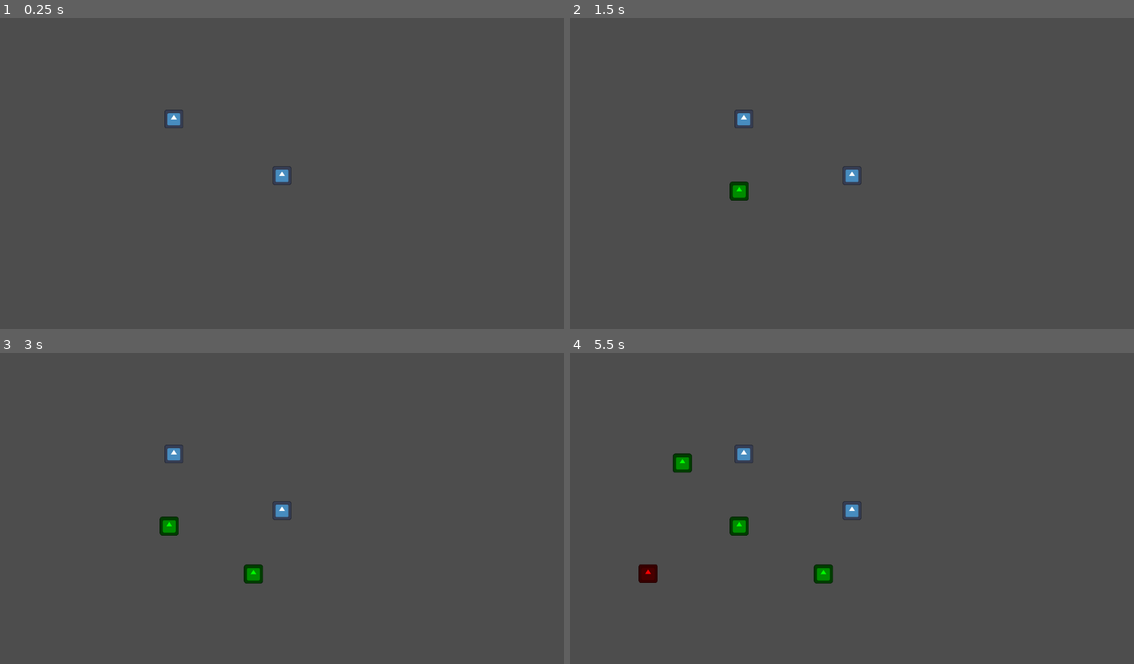
Above: before the commit, frames 1-4 (two rows, left to right).
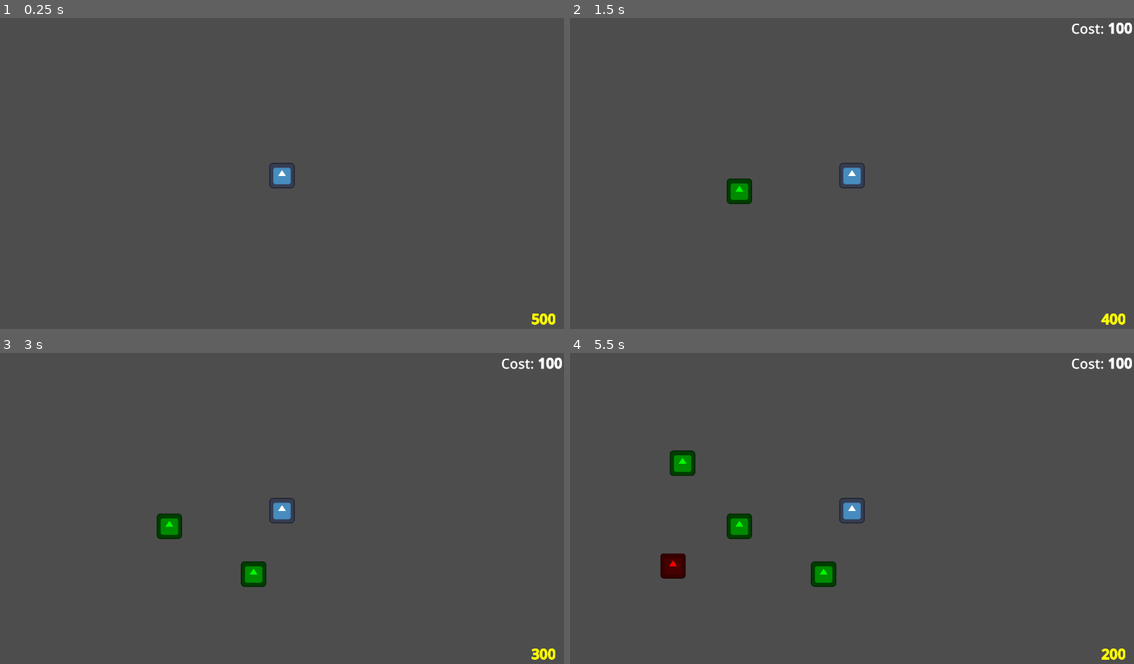
Above: after the commit, the same moments.

Repository: cosmincreato/mds
Game: Godot game, scene res://scenes/main_scene.tscn
Two runs of this game, one before a commit and one after it. Both use one fixed random seed, a clock stepped at 60 frames per second and the inputs below. The engine's default icon, where the game draws it, is replaced by a stand-in: a white triangle on a blue panel in a dark square.
Inputs (mouse positions are in pixels of both pictures, inside the frame that each line leads up to):
- Up to frame 1 (0.25 s): no input
- Up to frame 2 (1.5 s): tap Enter at 0.5 s; move the mouse to (852, 176) at 0.52 s; hold 1 (1) 0.53-1.28 s; click (852, 176) at 0.8 s; tap Space at 1.25 s; move the mouse to (739, 192) at 1.27 s; click (739, 192) at 1.35 s
- Up to frame 3 (3 s): tap 1 (1) at 1.55 s; tap Enter at 2 s; move the mouse to (169, 527) at 2.02 s; hold 1 (1) 2.03-2.78 s; click (169, 527) at 2.3 s; tap Space at 2.75 s; move the mouse to (253, 573) at 2.77 s; click (253, 573) at 2.85 s
- Up to frame 4 (5.5 s): tap 1 (1) at 3.05, 4.55 s; tap Enter at 3.5 s; move the mouse to (823, 573) at 3.52 s; hold 1 (1) 3.53-4.28 s; click (823, 573) at 3.8 s; move the mouse to (682, 461) at 4.27 s; click (682, 461) at 4.35 s; move the mouse to (682, 461) at 5.02 s; hold 1 (1) from 5.03 s (still down); click (682, 461) at 5.3 s

The runs differ from the first frame. In frame 1, 0.4% of the frame differs, in the area x 29-99%, y 29-99%; in frame 2, 0.9%; in frame 3, 1.1%; in frame 4, 2.0%, in the area x 12-100%, y 1-99%.

Commit message:
fixed ally spawning

Diff:
--- a/project.godot
+++ b/project.godot
@@ -14,6 +14,10 @@
 run/main_scene="uid://ctfc378nlnrsy"
 config/features=PackedStringArray("4.4", "Forward Plus")
 config/icon="res://assets/base/icon.svg"
+
+[autoload]
+
+GameManager="*res://scripts/game_manager.gd"
 
 [file_customization]
 
--- a/scenes/allies/ally.tscn
+++ b/scenes/allies/ally.tscn
@@ -1,15 +1,18 @@
-[gd_scene load_steps=6 format=3 uid="uid://b440y2dak6lja"]
+[gd_scene load_steps=7 format=3 uid="uid://b440y2dak6lja"]
 
 [ext_resource type="Texture2D" uid="uid://iwmndwjfdejc" path="res://assets/base/icon.svg" id="1_l1mpe"]
 [ext_resource type="PackedScene" uid="uid://dmjc7gmk56v7w" path="res://scenes/attack_component.tscn" id="3_20huh"]
 [ext_resource type="PackedScene" uid="uid://dwkjaugy7ph2v" path="res://scenes/health_component.tscn" id="3_kjwhc"]
 [ext_resource type="PackedScene" uid="uid://blnbp4jhyld43" path="res://scenes/hurtbox.tscn" id="4_kjwhc"]
+[ext_resource type="PackedScene" uid="uid://cy8p14uekydcr" path="res://scenes/cost_component.tscn" id="5_mthl8"]
 
 [sub_resource type="RectangleShape2D" id="RectangleShape2D_a0l60"]
 
 [node name="Ally" type="Node2D" groups=["allies"]]
 
 [node name="CharacterBody2D" type="CharacterBody2D" parent="."]
+
+[node name="Hurtbox" parent="CharacterBody2D" instance=ExtResource("4_kjwhc")]
 
 [node name="Sprite2D" type="Sprite2D" parent="CharacterBody2D"]
 modulate = Color(0, 1, 0, 1)
@@ -23,4 +26,4 @@
 
 [node name="HealthComponent" parent="." instance=ExtResource("3_kjwhc")]
 
-[node name="Hurtbox" parent="." instance=ExtResource("4_kjwhc")]
+[node name="CostComponent" parent="." instance=ExtResource("5_mthl8")]
--- /dev/null
+++ b/scenes/cost_component.tscn
@@ -0,0 +1,6 @@
+[gd_scene load_steps=2 format=3 uid="uid://cy8p14uekydcr"]
+
+[ext_resource type="Script" uid="uid://cuuruiuuygckk" path="res://scripts/cost_component.gd" id="1_ua6mw"]
+
+[node name="CostComponent" type="Node"]
+script = ExtResource("1_ua6mw")
--- a/scenes/enemies/enemy.tscn
+++ b/scenes/enemies/enemy.tscn
@@ -16,6 +16,7 @@
 
 [node name="CharacterBody2D" type="CharacterBody2D" parent="."]
 script = ExtResource("2_38ino")
+speed = 500
 
 [node name="Sprite2D" type="Sprite2D" parent="CharacterBody2D"]
 modulate = Color(1, 0, 0, 1)
@@ -27,11 +28,11 @@
 
 [node name="HealthBar" parent="CharacterBody2D" instance=ExtResource("4_nb6gf")]
 
+[node name="Hurtbox" parent="CharacterBody2D" instance=ExtResource("7_jt03m")]
+
 [node name="AttackComponent" parent="." instance=ExtResource("5_jt03m")]
 
 [node name="HealthComponent" parent="." instance=ExtResource("6_n7575")]
 
-[node name="Hurtbox" parent="." instance=ExtResource("7_jt03m")]
-
 [connection signal="damage_taken" from="HealthComponent" to="." method="_on_health_component_damage_taken"]
 [connection signal="died" from="HealthComponent" to="." method="_on_health_component_died"]
--- a/scenes/main_scene.tscn
+++ b/scenes/main_scene.tscn
@@ -1,10 +1,11 @@
-[gd_scene load_steps=6 format=3 uid="uid://ctfc378nlnrsy"]
+[gd_scene load_steps=7 format=3 uid="uid://ctfc378nlnrsy"]
 
 [ext_resource type="Script" uid="uid://cjfvvhd5dbebq" path="res://scripts/main_scene.gd" id="1_pu3yx"]
 [ext_resource type="PackedScene" uid="uid://cp6j2eswm0vn1" path="res://scenes/base.tscn" id="3_gubc5"]
-[ext_resource type="Script" uid="uid://cwtplco0hlnba" path="res://scripts/canvas.gd" id="4_gubc5"]
+[ext_resource type="Script" uid="uid://cwtplco0hlnba" path="res://scripts/ally_spawn_canvas.gd" id="4_gubc5"]
 [ext_resource type="PackedScene" uid="uid://dq6e0nvgd0fr4" path="res://scenes/spawn_point.tscn" id="4_pu3yx"]
-[ext_resource type="Texture2D" uid="uid://cwt4st7is2mpe" path="res://assets/enemy/icon.svg" id="5_gubc5"]
+[ext_resource type="Script" uid="uid://dbpbfvweqfc8o" path="res://scripts/gold_count_label.gd" id="5_gubc5"]
+[ext_resource type="Script" uid="uid://coqvhyfflahm8" path="res://scripts/cost_label.gd" id="5_rt2n2"]
 
 [node name="MainScene" type="Node"]
 script = ExtResource("1_pu3yx")
@@ -13,60 +14,87 @@
 position = Vector2(800, 450)
 
 [node name="Camera2D" type="Camera2D" parent="Base"]
-zoom = Vector2(0.3, 0.3)
+zoom = Vector2(0.4, 0.4)
 
-[node name="SpawnManager" type="Node2D" parent="."]
+[node name="EnemySpawnManager" type="Node2D" parent="."]
 
-[node name="SpawnPoint" parent="SpawnManager" instance=ExtResource("4_pu3yx")]
+[node name="SpawnPoint" parent="EnemySpawnManager" instance=ExtResource("4_pu3yx")]
 position = Vector2(-1300, 1100)
 
-[node name="SpawnPoint2" parent="SpawnManager" instance=ExtResource("4_pu3yx")]
+[node name="SpawnPoint2" parent="EnemySpawnManager" instance=ExtResource("4_pu3yx")]
 position = Vector2(-1300, 500)
 
-[node name="SpawnPoint3" parent="SpawnManager" instance=ExtResource("4_pu3yx")]
+[node name="SpawnPoint3" parent="EnemySpawnManager" instance=ExtResource("4_pu3yx")]
 position = Vector2(-1300, -100)
 
-[node name="SpawnPoint4" parent="SpawnManager" instance=ExtResource("4_pu3yx")]
+[node name="SpawnPoint4" parent="EnemySpawnManager" instance=ExtResource("4_pu3yx")]
 position = Vector2(2900, -100)
 
-[node name="SpawnPoint5" parent="SpawnManager" instance=ExtResource("4_pu3yx")]
+[node name="SpawnPoint5" parent="EnemySpawnManager" instance=ExtResource("4_pu3yx")]
 position = Vector2(2900, 500)
 
-[node name="SpawnPoint6" parent="SpawnManager" instance=ExtResource("4_pu3yx")]
+[node name="SpawnPoint6" parent="EnemySpawnManager" instance=ExtResource("4_pu3yx")]
 position = Vector2(2900, 1100)
 
-[node name="SpawnPoint7" parent="SpawnManager" instance=ExtResource("4_pu3yx")]
+[node name="SpawnPoint7" parent="EnemySpawnManager" instance=ExtResource("4_pu3yx")]
 position = Vector2(-400, -800)
 
-[node name="SpawnPoint8" parent="SpawnManager" instance=ExtResource("4_pu3yx")]
+[node name="SpawnPoint8" parent="EnemySpawnManager" instance=ExtResource("4_pu3yx")]
 position = Vector2(750, -800)
 
-[node name="SpawnPoint9" parent="SpawnManager" instance=ExtResource("4_pu3yx")]
+[node name="SpawnPoint9" parent="EnemySpawnManager" instance=ExtResource("4_pu3yx")]
 position = Vector2(1900, -800)
 
-[node name="SpawnPoint10" parent="SpawnManager" instance=ExtResource("4_pu3yx")]
+[node name="SpawnPoint10" parent="EnemySpawnManager" instance=ExtResource("4_pu3yx")]
 position = Vector2(750, 1750)
 
-[node name="SpawnPoint11" parent="SpawnManager" instance=ExtResource("4_pu3yx")]
+[node name="SpawnPoint11" parent="EnemySpawnManager" instance=ExtResource("4_pu3yx")]
 position = Vector2(1900, 1750)
 
-[node name="SpawnPoint12" parent="SpawnManager" instance=ExtResource("4_pu3yx")]
+[node name="SpawnPoint12" parent="EnemySpawnManager" instance=ExtResource("4_pu3yx")]
 position = Vector2(-400, 1750)
 
 [node name="Timer" type="Timer" parent="."]
 wait_time = 3.0
 autostart = true
 
-[node name="Canvas" type="Control" parent="."]
+[node name="AllySpawnCanvas" type="Control" parent="."]
 layout_mode = 3
 anchors_preset = 0
 script = ExtResource("4_gubc5")
 
-[node name="TextureRect" type="TextureRect" parent="Canvas"]
+[node name="TextureRect" type="TextureRect" parent="AllySpawnCanvas"]
 layout_mode = 0
 offset_right = 40.0
 offset_bottom = 40.0
-texture = ExtResource("5_gubc5")
+mouse_filter = 2
+
+[node name="CostLabel" type="RichTextLabel" parent="AllySpawnCanvas"]
+layout_mode = 0
+offset_left = 1652.0
+offset_top = -351.0
+offset_right = 2229.0
+offset_bottom = -153.0
+bbcode_enabled = true
+horizontal_alignment = 2
+script = ExtResource("5_rt2n2")
+
+[node name="GoldCountLabel" type="RichTextLabel" parent="."]
+anchors_preset = 3
+anchor_left = 1.0
+anchor_top = 1.0
+anchor_right = 1.0
+anchor_bottom = 1.0
+offset_left = 708.0
+offset_top = 489.0
+offset_right = 1044.0
+offset_bottom = 597.0
+grow_horizontal = 0
+grow_vertical = 0
+bbcode_enabled = true
+text = "[font_size='70'][b][color='yellow']500[/color][/b][/font_size]"
+horizontal_alignment = 2
+script = ExtResource("5_gubc5")
 
 [connection signal="timeout" from="Timer" to="." method="_on_timer_timeout"]
-[connection signal="ally_spawned" from="Canvas" to="." method="_on_canvas_ally_spawned"]
+[connection signal="ally_spawned" from="AllySpawnCanvas" to="." method="_on_canvas_ally_spawned"]
--- /dev/null
+++ b/scripts/ally_spawn_canvas.gd
@@ -0,0 +1,39 @@
+class_name AllySpawnCanvas extends Control
+
+signal ally_spawned(mouse_x : float, mouse_y : float, type : int)
+
+@onready var texture_rect : TextureRect = get_node_or_null("TextureRect")
+@onready var cost_label : RichTextLabel = get_node_or_null("CostLabel")
+
+var is_active: bool = false
+
+### Public
+
+func add_canvas_items(ally_texture : Texture2D, ally_cost : int) -> void:
+	if texture_rect:
+		texture_rect.texture = ally_texture
+	if cost_label:
+		cost_label.update(ally_cost)
+	is_active = true
+
+func remove_canvas_items() -> void:
+	if texture_rect:
+		texture_rect.texture = null
+	if cost_label:
+		cost_label.text = ""
+	is_active = false
+
+### Private
+
+func _input(event: InputEvent) -> void:
+	if event.is_action_pressed("left_mouse") and is_active:
+		var mouse_position = get_local_mouse_position()
+		ally_spawned.emit(mouse_position.x, mouse_position.y, 1)
+
+# Facem ca textura din TextureRect sa urmareasca pozitia mouse-ului
+func _process(_delta: float) -> void:
+	if texture_rect and is_active:
+		var mouse_position = get_global_mouse_position()
+		mouse_position.x -= texture_rect.texture.get_width()/2
+		mouse_position.y -= texture_rect.texture.get_height()/2
+		texture_rect.position = mouse_position
--- a/scripts/canvas.gd
+++ /dev/null
@@ -1,41 +0,0 @@
-class_name Canvas extends Control
-
-signal ally_spawned(mouse_x : float, mouse_y : float, type : int)
-
-var texture_rect : TextureRect = get_node_or_null("TextureRect")
-var sprite_texture = null
-var is_selected: bool = false
-
-### Public
-
-func draw_sprite(texture) -> void:
-	sprite_texture = texture
-	is_selected = true
-	queue_redraw()
-
-func remove_sprite() -> void:
-	sprite_texture = null
-	is_selected = false
-	queue_redraw()
-
-### Private
-
-#TODO Repara pozitionarea ciudata a texturii.
-func _input(event: InputEvent) -> void:
-	if event.is_action_pressed("left_mouse") and is_selected:
-		var mouse_position = get_local_mouse_position()
-		mouse_position.x -= sprite_texture.get_width()/128
-		mouse_position.y -= sprite_texture.get_height()/128
-		ally_spawned.emit(mouse_position.x, mouse_position.y, 1)
-
-# Desenam pe canvas textura unitatii pe care dorim sa o plasam
-func _draw() -> void:
-	if sprite_texture:
-		var mouse_position = get_global_mouse_position()
-		mouse_position.x -= sprite_texture.get_width()/2
-		mouse_position.y -= sprite_texture.get_height()/2
-		draw_texture(sprite_texture, mouse_position)
-
-func _process(_delta: float) -> void:
-	if is_selected:
-		queue_redraw()
--- /dev/null
+++ b/scripts/cost_component.gd
@@ -0,0 +1,3 @@
+class_name CostComponent extends Node
+
+@export var cost : int = 100
--- /dev/null
+++ b/scripts/cost_label.gd
@@ -0,0 +1,7 @@
+class_name CostLabel extends RichTextLabel
+
+func update(cost : int) -> void:
+	var color = "white"
+	if cost > GameManager.gold:
+		color = "red"
+	text="[font_size='70']Cost: [b][color='"+str(color)+"']"+str(cost)+"[/color][/b][/font_size]"
--- /dev/null
+++ b/scripts/game_manager.gd
@@ -0,0 +1,14 @@
+extends Node
+
+signal gold_changed(gold, amount)
+
+var gold : int = 500
+
+func add_gold(amount: int) -> void:
+	gold += amount
+	gold_changed.emit(gold, amount)
+
+func spend_gold(amount: int) -> void:
+	if gold >= amount:
+		gold -= amount
+		gold_changed.emit(gold, amount)
--- /dev/null
+++ b/scripts/gold_count_label.gd
@@ -0,0 +1,7 @@
+class_name GoldCountLabel extends RichTextLabel
+
+func _ready() -> void:
+	GameManager.gold_changed.connect(update)
+
+func update(gold : int, _amount : int) -> void:
+	text = "[font_size='70'][b][color='yellow']"+str(gold)+"[/color][/b][/font_size]"
--- a/scripts/main_scene.gd
+++ b/scripts/main_scene.gd
@@ -1,9 +1,10 @@
 extends Node
 
-@onready var spawn_manager: Node2D = $SpawnManager
+@onready var spawn_manager: Node2D = $EnemySpawnManager
 @onready var timer: Timer = $Timer
 @onready var base: Base = $Base
-@onready var canvas: Canvas = $Canvas
+@onready var ally_spawn_canvas: AllySpawnCanvas = $AllySpawnCanvas
+@onready var gold_count_label : GoldCountLabel = get_node_or_null("GoldCountLabel")
 
 var enemy_scene = preload("res://scenes/enemies/enemy.tscn")
 var allies_dir = DirAccess.open("res://scenes/allies/")
@@ -27,24 +28,41 @@
 
 func _input(event: InputEvent) -> void:
 	#TODO verificare pentru fiecare tip de aliat nu doar pentru cel cu cheia 1
-	if event.is_action_pressed("1") and !canvas.is_selected:
+	if event.is_action_pressed("1") and !ally_spawn_canvas.is_active:
 		var ally_scene = allies_dictionary[1]
 		var ally = ally_scene.instantiate()
-		var character_body = ally.get_node_or_null("CharacterBody2D")
-		var sprite = character_body.get_node_or_null("Sprite2D")
-		canvas.draw_sprite(sprite.texture)
-	elif event.is_action_pressed("1") and canvas.is_selected:
-		canvas.remove_sprite()
+		var sprite = ally.get_node_or_null("CharacterBody2D/Sprite2D")
+		var cost_component = ally.get_node_or_null("CostComponent")
+		ally_spawn_canvas.add_canvas_items(sprite.texture, cost_component.cost)
+		ally.queue_free()
+	elif event.is_action_pressed("1") and ally_spawn_canvas.is_active:
+		ally_spawn_canvas.remove_canvas_items()
 
-# Pozitionam trupa aliata pe harta doar in cazul in care aceasta
-# nu da overlap cu un obiect deja existent
+# Cand AllySpawnCanvas semnaleaza ca incercam sa spawnam o unitate
 func _on_canvas_ally_spawned(mouse_x: float, mouse_y: float, type: int) -> void:
 	if !hovering:
 		var ally = allies_dictionary[type].instantiate()
 		ally.position = Vector2(mouse_x, mouse_y)
 		ally.find_child("Hurtbox").mouse_entered.connect(_on_mouse_entered)
 		ally.find_child("Hurtbox").mouse_exited.connect(_on_mouse_exited)
-		add_child(ally)
+		buy_ally(ally)
+	else:
+		print("Invalid position")
+
+func can_afford_ally(ally : Node2D) -> bool:
+	var cost_component = ally.get_node_or_null("CostComponent")
+	if cost_component:
+		return GameManager.gold >= cost_component.cost
+	return true
+
+func buy_ally(ally : Node2D) -> void:
+	if can_afford_ally(ally):
+		var cost_component = ally.get_node_or_null("CostComponent")
+		if cost_component:
+			GameManager.spend_gold(cost_component.cost)
+			add_child(ally)
+	else:
+		print("Not enough gold")
 
 # Cream trupele inamice in momentul in care timerul atinge 0
 func _on_timer_timeout() -> void:
@@ -53,15 +71,12 @@
 	var enemy = enemy_scene.instantiate()
 	enemy.position = spawn_point.position
 	enemy.seeking = base
-	#BUG not connecting the signal properly
 	enemy.find_child("Hurtbox").mouse_entered.connect(_on_mouse_entered)
 	enemy.find_child("Hurtbox").mouse_exited.connect(_on_mouse_exited)
 	add_child(enemy)
 
 func _on_mouse_entered() -> void:
-	print("entered")
 	hovering = true
 
 func _on_mouse_exited() -> void:
-	print("exited")
 	hovering = false
Renamed: scripts/canvas.gd.uid -> scripts/ally_spawn_canvas.gd.uid
Not shown, added: scripts/cost_component.gd.uid
Not shown, added: scripts/cost_label.gd.uid
Not shown, added: scripts/game_manager.gd.uid
Not shown, added: scripts/gold_count_label.gd.uid
